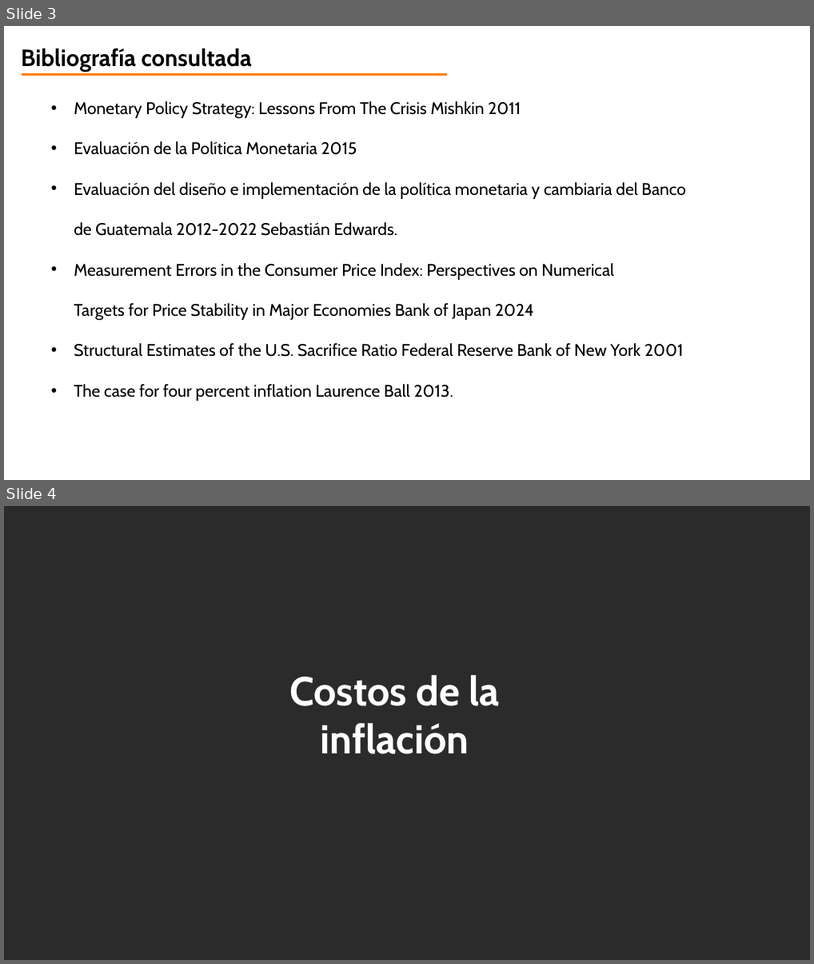
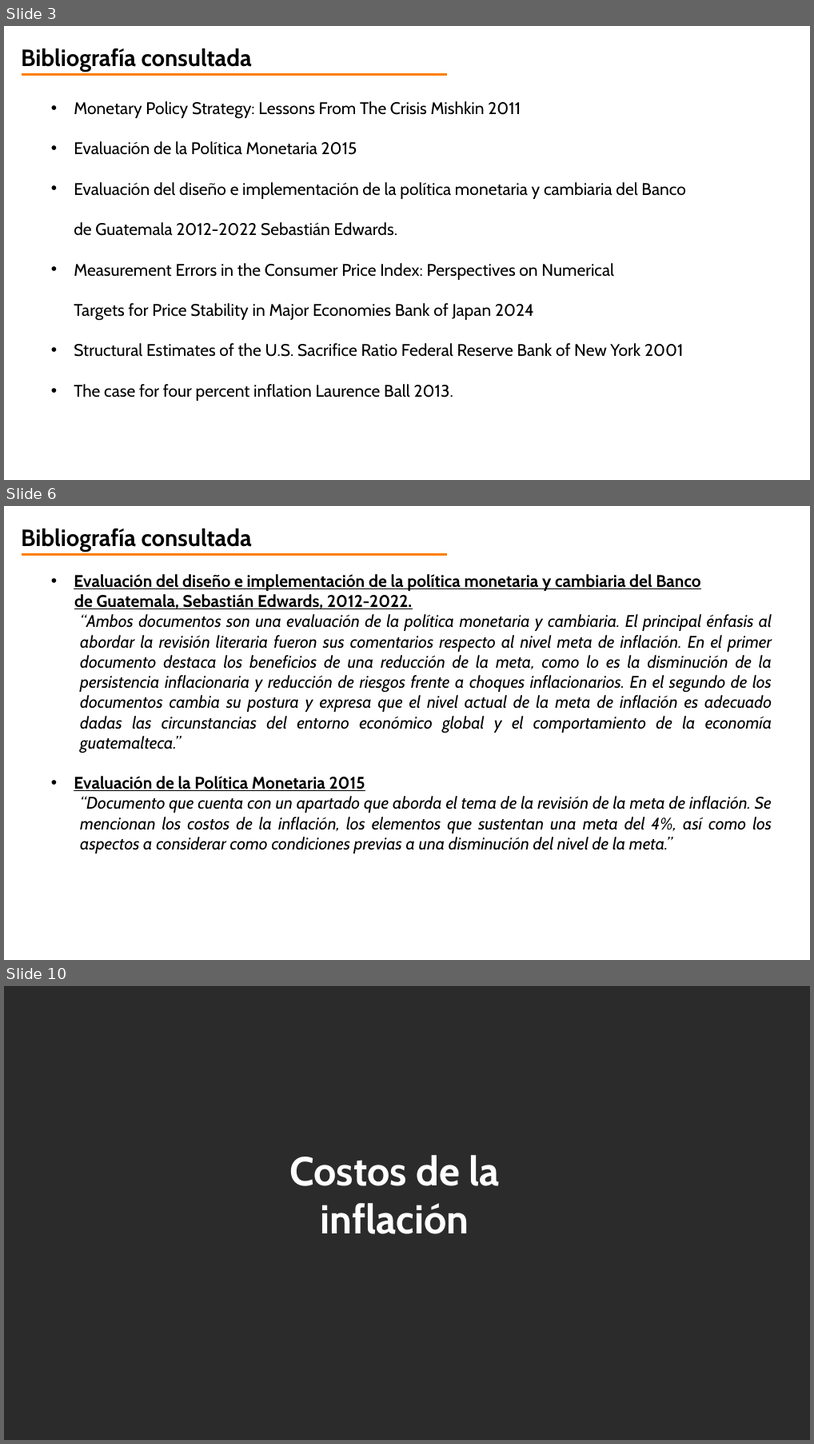
Before and after one commit to jorgeorenos/VAR_estimation, a slide deck: doc/aspectos conceptuales.pptx. Shown one above the other, each under a label of ours: slides 3 and 4 before the commit, slides 3, 6 and 10 after it; the slides between them are not shown. The pictures are 814x964 and 814x1444 pixels, drawn with LibreOffice and Linux fonts; fonts in the diff are those of the drawing; background and template pictures are left out; a plain dark background stands for a picture behind light text. Boxes give left, top, right and bottom in pixels: in the first picture for what was removed or moved away, otherwise in the second. Text is boxed around its words. In the diff, an @@ line names an element or a change of style, - is before the commit and + after.

```diff
--- a/doc/aspectos conceptuales.pptx
+++ b/doc/aspectos conceptuales.pptx
@@ slide 6 added at [4, 506, 810, 960], background picture (left out) @@
@@ text added at [21, 528, 252, 552], 28 pt, text #000000, bold @@
+Bibliografía consultada
@@ line added from (22, 554) to (447, 554), #FF7F00 3 pt @@
@@ text added at [74, 574, 772, 853], 20 pt, text #000000, italic @@
+  • Evaluación del diseño e implementación de la política monetaria y cambiaria del Banco
+  de Guatemala, Sebastián Edwards, 2012-2022.
+  “Ambos documentos son una evaluación de la política monetaria y cambiaria. El principal énfasis al abordar la revisión literaria fueron sus comentarios respecto al nivel meta de inflación. En el primer documento destaca los beneficios de una reducción de la meta, como lo es la disminución de la persistencia inflacionaria y reducción de riesgos frente a choques inflacionarios. En el segundo de los documentos cambia su postura y expresa que el nivel actual de la meta de inflación es adecuado dadas las circunstancias del entorno económico global y el comportamiento de la economía guatemalteca.”
+  • Evaluación de la Política Monetaria 2015
+  “Documento que cuenta con un apartado que aborda el tema de la revisión de la meta de inflación. Se mencionan los costos de la inflación, los elementos que sustentan una meta del 4%, así como los aspectos a considerar como condiciones previas a una disminución del nivel de la meta.”
@@ what was slide 4 is now slide 10 @@
```
Also in this commit, not shown: 3 slides changed, 8 other slides added, 1 slide removed, 8 other files.
